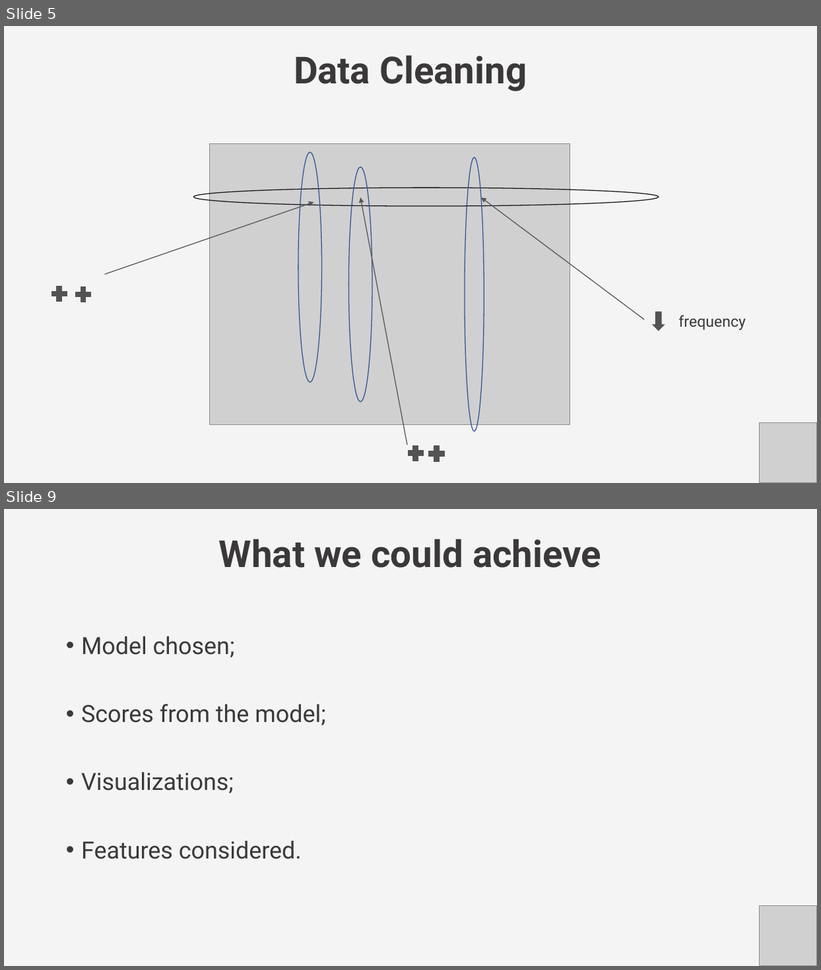
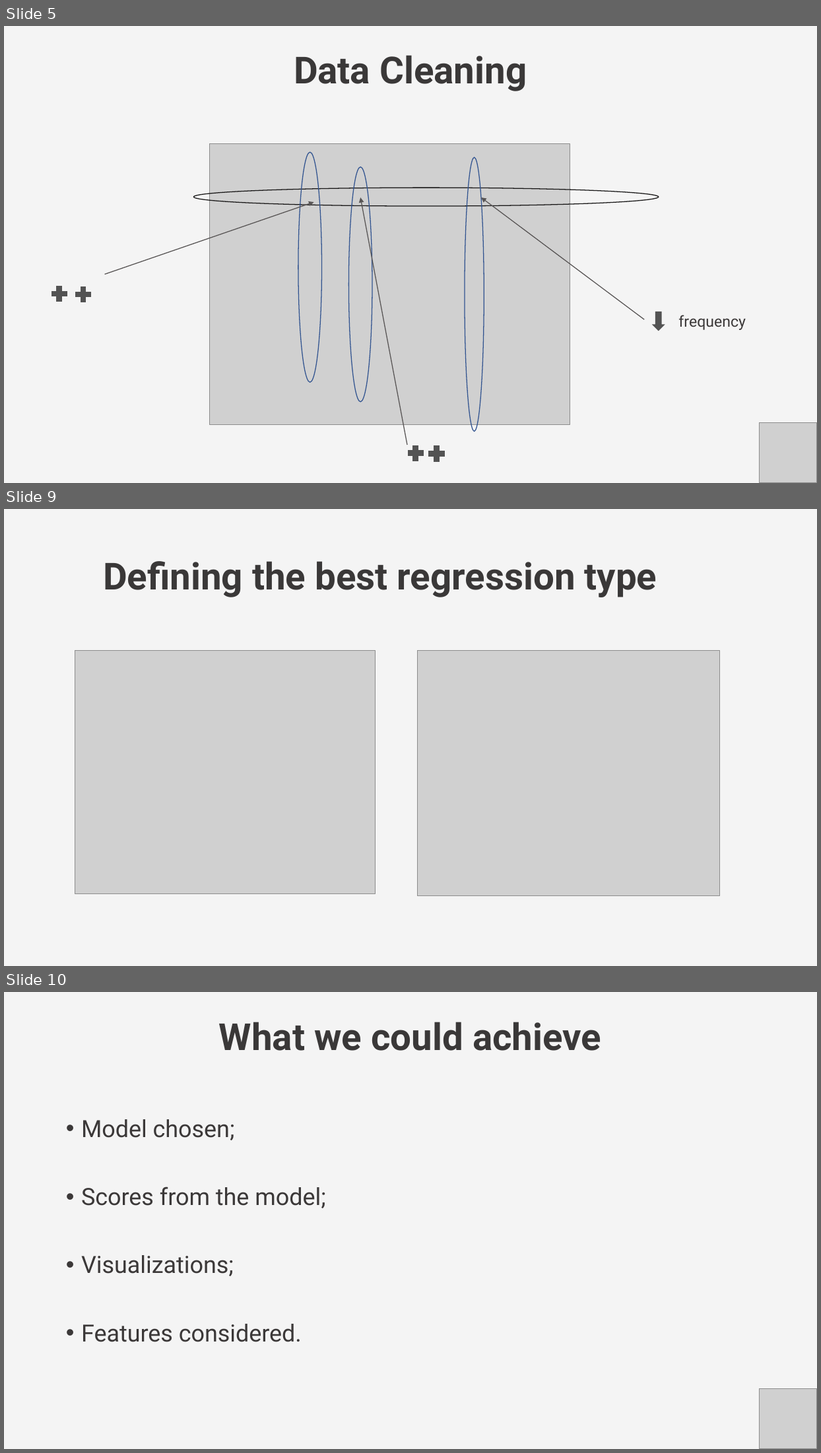
Before and after one commit to Roldan87/challenge-regression, a slide deck: regression_presentation.pptx. Shown one above the other, each under a label of ours: slides 5 and 9 before the commit, slides 5, 9 and 10 after it; the slides between them are not shown. The pictures are 821x970 and 821x1453 pixels, drawn with LibreOffice and Linux fonts; fonts in the diff are those of the drawing; grey boxes stand for pictures. Boxes give left, top, right and bottom in pixels: in the first picture for what was removed or moved away, otherwise in the second. Text is boxed around its words. In the diff, an @@ line names an element or a change of style, - is before the commit and + after.

```diff
--- a/regression_presentation.pptx
+++ b/regression_presentation.pptx
@@ slide 9 added at box(4, 509, 817, 966), background #F4F4F4 @@
@@ title added at box(103, 561, 657, 597), 44 pt, text #3A3838, bold @@
+Defining the best regression type
@@ picture added at box(75, 650, 376, 894) @@
@@ picture added at box(418, 650, 721, 896) @@
@@ what was slide 9 is now slide 10 @@
```
Also in this commit, not shown: 4 slides changed, 1 other slide added.
